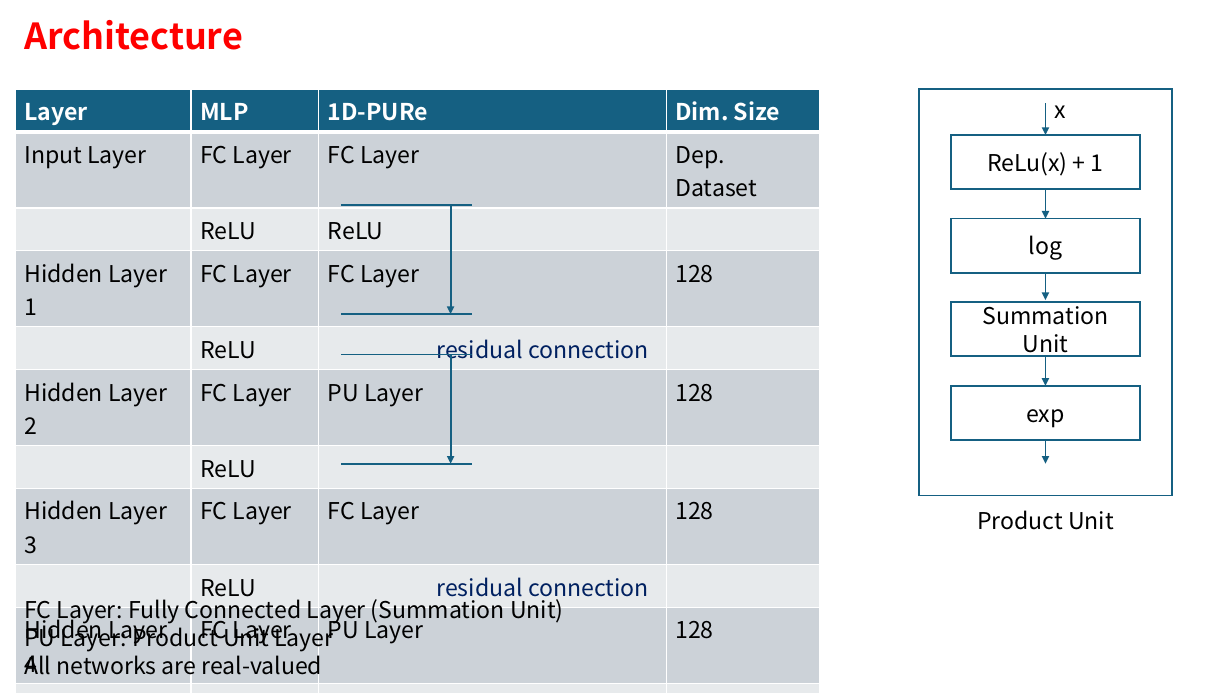
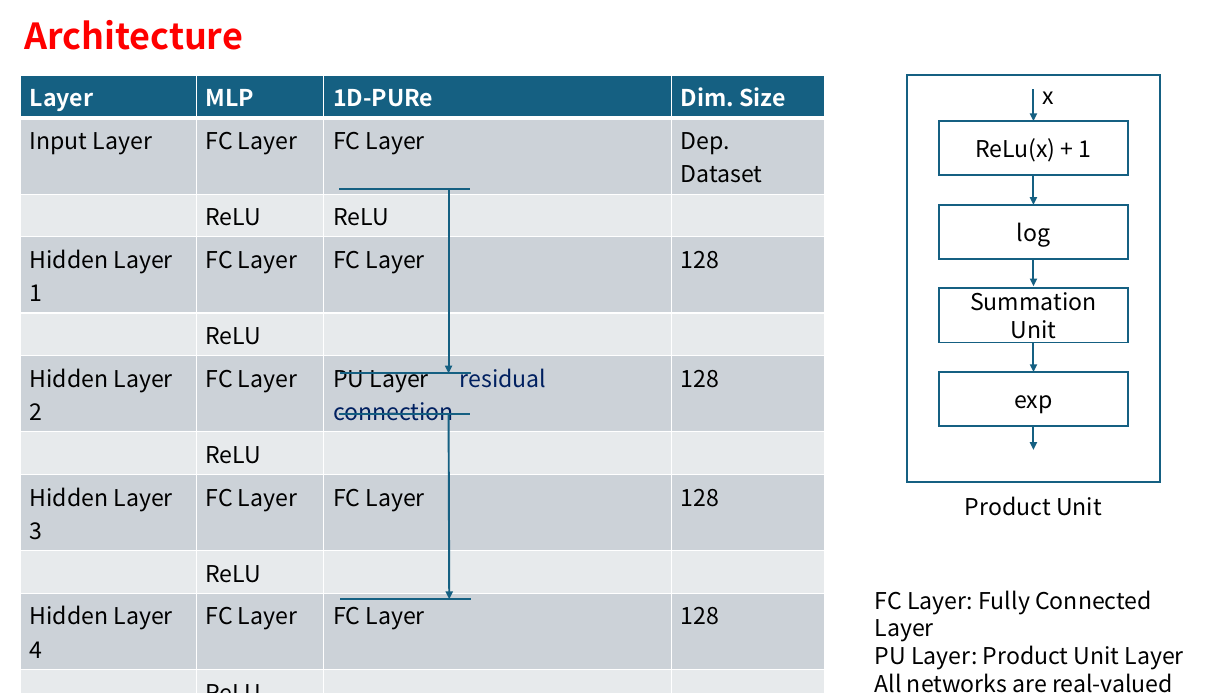
Before and after one commit to ziyuan-li/1d_pure, a slide deck: slide 2 of 1DPURe.pptx. Drawn at 1232x693 pixels with LibreOffice and Linux fonts; fonts in the diff are those of the drawing. Boxes give left, top, right and bottom in pixels: in the first picture for what was removed or moved away, otherwise in the second. Text is boxed around its words. In the diff, an @@ line names an element or a change of style, - is before the commit and + after.

```diff
--- a/1DPURe.pptx
+++ b/1DPURe.pptx
@@ table at [20,76,824,676] @@
-row 5, column 3: residual connection
+row 5, column 3: 
-row 6, column 3: PU Layer
+row 6, column 3: PU Layer residual connection
-row 9:  | ReLU | residual connection | 
-row 10: Hidden Layer 4 | FC Layer | PU Layer | 128
+row 9:  | ReLU |  | 
+row 10: Hidden Layer 4 | FC Layer | FC Layer | 128
+row 11:  | ReLU |  | 
+row 12: Hidden Layer 5 | FC Layer | PU Layer residual connection | 128
+row 13:  | ReLU |  | 
+row 14: Hidden Layer 6 | FC Layer | FC Layer | 128
@@ table: place and size @@
-table at [15,90,819,678]
+table at [20,76,824,676]
@@ 5 rectangles, 1 text: place and size @@
-5 rectangles, 1 text at [920,90,1172,530]
+5 rectangles, 1 text at [908,76,1160,516]
@@ line moved from (342, 205) - (472, 205) to (339, 189) - (470, 189) @@
@@ arrow moved from (451, 205) - (451, 314) to (449, 189) - (449, 373) @@
@@ 5 arrows, 1 text: place and size @@
-5 arrows, 1 text at [1046,104,1067,464]
+5 arrows, 1 text at [1033,90,1055,450]
@@ line moved from (342, 314) - (472, 314) to (340, 373) - (470, 373) @@
@@ line moved from (342, 464) - (472, 464) to (339, 414) - (470, 414) @@
@@ arrow moved from (451, 355) - (451, 464) to (449, 414) - (449, 599) @@
@@ line moved from (342, 355) - (472, 355) to (340, 599) - (470, 599) @@
@@ text "FC Layer: Fully Connected Layer": place and size @@
-text "FC Layer: Fully Connected Layer" at [24,595,564,679]
+text "FC Layer: Fully Connected Layer" at [875,590,1184,693]
@@ text at [875,590,1152,642]: text changed @@
-FC Layer: Fully Connected Layer (Summation Unit)
+FC Layer: Fully Connected Layer
```
Also in this commit, not shown: 8 other slides changed, 11 slides added, 1 other file.
